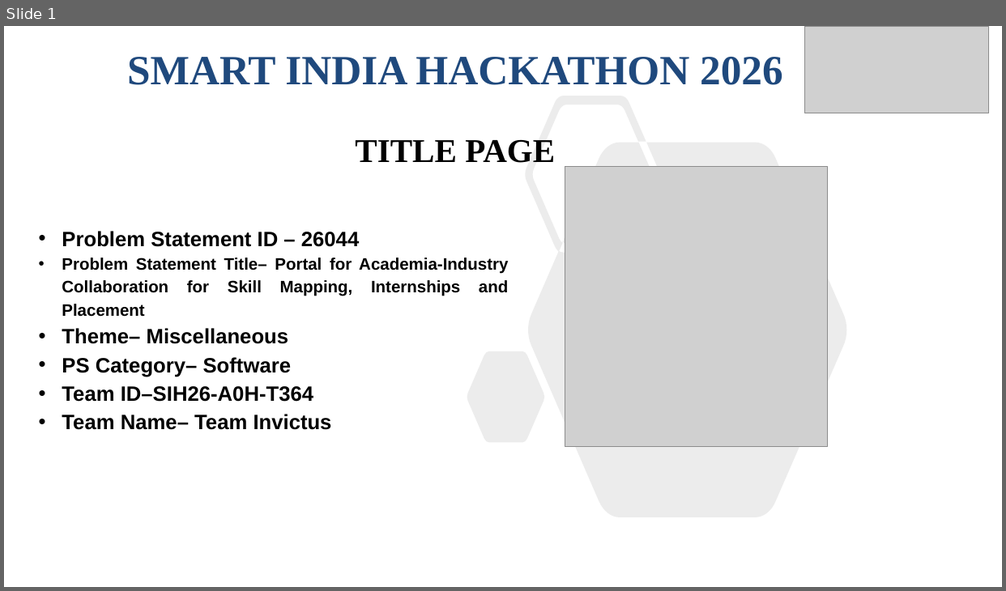
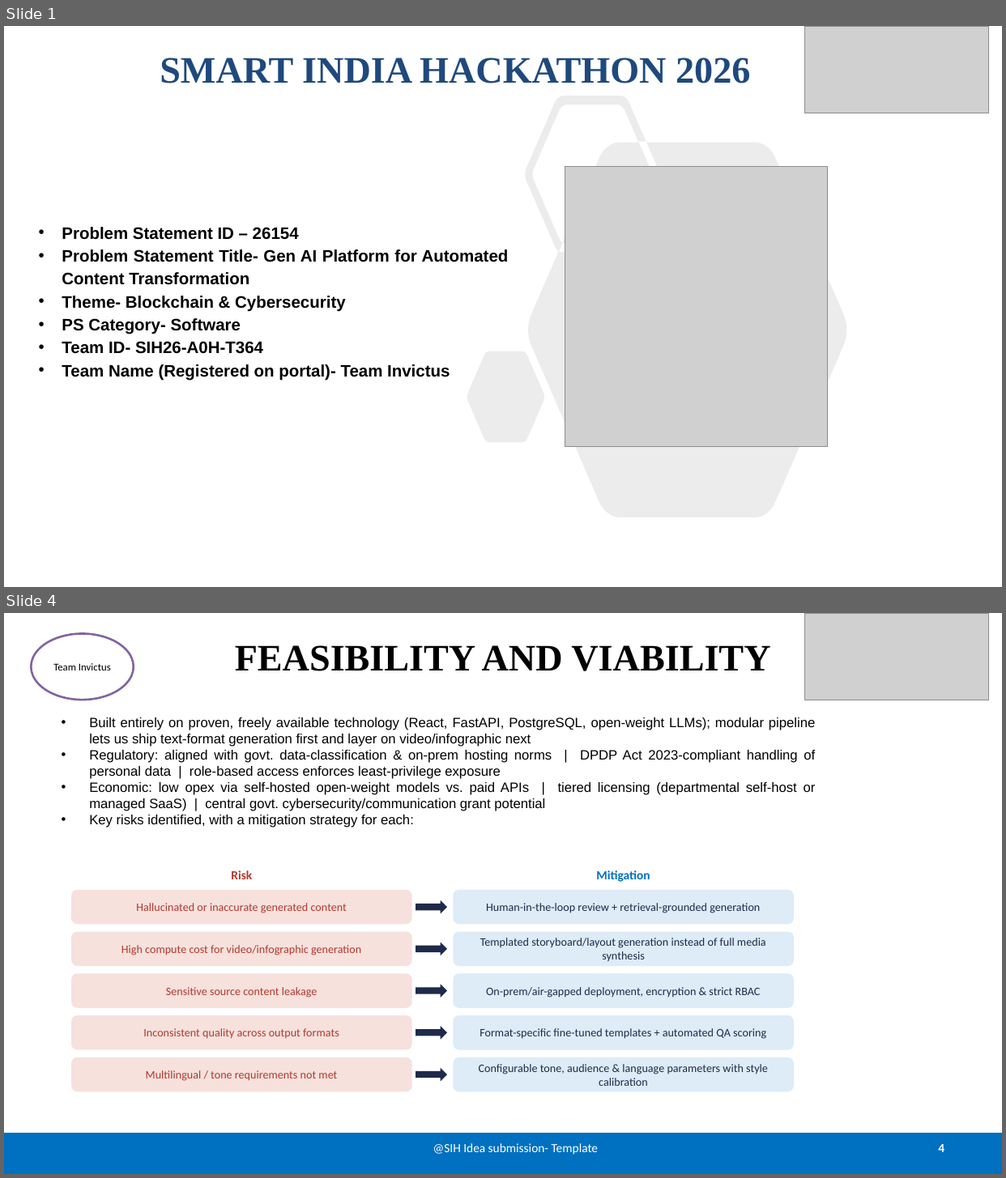
Before and after one commit to NehaD-2896/SIH26-A0H-T364, a slide deck: share/SIH26-A0H-T364_Presentation.pptx. Shown one above the other, each under a label of ours: slide 1 before the commit, slides 1 and 4 after it; the slides between them are not shown. The pictures are 1006x591 and 1006x1178 pixels, drawn with LibreOffice and Linux fonts; fonts in the diff are those of the drawing; grey boxes stand for pictures. Boxes give left, top, right and bottom in pixels: in the first picture for what was removed or moved away, otherwise in the second. Text is boxed around its words. In the diff, an @@ line names an element or a change of style, - is before the commit and + after.

```diff
--- a/share/SIH26-A0H-T364_Presentation.pptx
+++ b/share/SIH26-A0H-T364_Presentation.pptx
@@ slide 4 added at [4,613,1002,1174], background #FFFFFF @@
@@ ellipse added at [31,634,134,700], fill #FFFFFF, outline #8064A2 2 pt, 10 pt, text #000000 @@
+Team Invictus
@@ picture added at [805,613,989,700] @@
@@ title added at [235,645,770,671], 36 pt, text #000000, bold @@
+FEASIBILITY AND VIABILITY
@@ text added at [89,717,816,828], 13 pt, text #000000 @@
+• Built entirely on proven, freely available technology (React, FastAPI, PostgreSQL, open-weight LLMs); modular pipeline lets us ship text-format generation first and layer on video/infographic next
+• Regulatory: aligned with govt. data-classification & on-prem hosting norms | DPDP Act 2023-compliant handling of personal data | role-based access enforces least-privilege exposure
+• Economic: low opex via self-hosted open-weight models vs. paid APIs | tiered licensing (departmental self-host or managed SaaS) | central govt. cybersecurity/communication grant potential
+• Key risks identified, with a mitigation strategy for each:
@@ text added at [231,871,252,879], 12 pt, text #B03A2E, bold @@
+Risk
@@ text added at [596,871,650,882], 12 pt, text #0070C0, bold @@
+Mitigation
@@ rounded rectangle added at [71,890,412,924], fill #F6E1DD, 11 pt, text #B03A2E @@
+Hallucinated or inaccurate generated content
@@ right arrow added at [415,901,447,914], fill #1E2A4A @@
@@ rounded rectangle added at [454,890,794,924], fill #DDECF7, 11 pt, text #1E2A4A @@
+Human-in-the-loop review + retrieval-grounded generation
@@ rounded rectangle added at [71,932,412,966], fill #F6E1DD, 11 pt, text #B03A2E @@
+High compute cost for video/infographic generation
@@ right arrow added at [415,943,447,956], fill #1E2A4A @@
@@ rounded rectangle added at [454,932,794,966], fill #DDECF7, 11 pt, text #1E2A4A @@
+Templated storyboard/layout generation instead of full media synthesis
@@ rounded rectangle added at [71,973,412,1008], fill #F6E1DD, 11 pt, text #B03A2E @@
+Sensitive source content leakage
@@ rounded rectangle added at [454,973,794,1008], fill #DDECF7, 11 pt, text #1E2A4A @@
+On-prem/air-gapped deployment, encryption & strict RBAC
@@ right arrow added at [415,984,447,998], fill #1E2A4A @@
@@ rounded rectangle added at [71,1016,412,1050], fill #F6E1DD, 11 pt, text #B03A2E @@
+Inconsistent quality across output formats
@@ rounded rectangle added at [454,1016,794,1050], fill #DDECF7, 11 pt, text #1E2A4A @@
+Format-specific fine-tuned templates + automated QA scoring
@@ right arrow added at [415,1026,447,1040], fill #1E2A4A @@
@@ rounded rectangle added at [71,1058,412,1093], fill #F6E1DD, 11 pt, text #B03A2E @@
+Multilingual / tone requirements not met
@@ right arrow added at [415,1068,447,1082], fill #1E2A4A @@
@@ rounded rectangle added at [454,1058,794,1093], fill #DDECF7, 11 pt, text #1E2A4A @@
+Configurable tone, audience & language parameters with style calibration
@@ rectangle added at [4,1133,1002,1174], fill #0070C0 @@
@@ text added at [433,1144,599,1155], 12 pt, text #FFFFFF @@
+@SIH Idea submission- Template
@@ page number added at [938,1144,944,1152], 12 pt, text #FFFFFF, bold @@
+4
@@ slide 1 changed as well @@
@@ title "SMART INDIA HACKATHON 2026" at [160,58,750,84]: size 40 to 36 pt @@
@@ subtitle removed at [355,139,555,163] @@
-TITLE PAGE
@@ text at [62,227,509,380]: text changed; size 20 to 16 pt @@
-• Problem Statement ID – 26044
-• Problem Statement Title– Portal for Academia-Industry Collaboration for Skill Mapping, Internships and Placement
-• Theme– Miscellaneous
-• PS Category– Software
-• Team ID–SIH26-A0H-T364
-• Team Name– Team Invictus
+• Problem Statement ID – 26154
+• Problem Statement Title- Gen AI Platform for Automated Content Transformation
+• Theme- Blockchain & Cybersecurity
+• PS Category- Software
+• Team ID- SIH26-A0H-T364
+• Team Name (Registered on portal)- Team Invictus
```
Also in this commit, not shown: 1 other slide changed, 3 other slides added, 4 slides removed.
